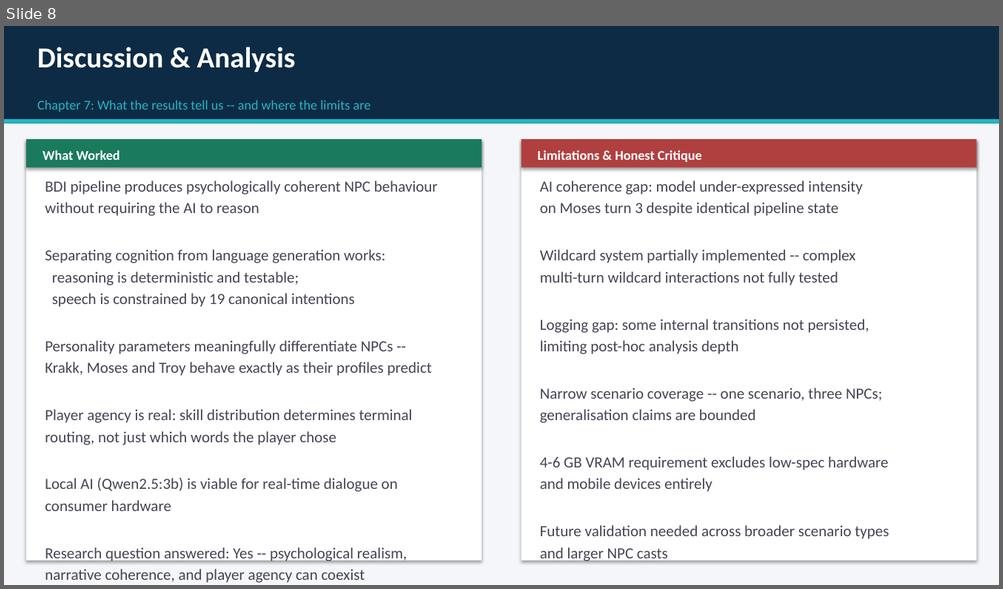
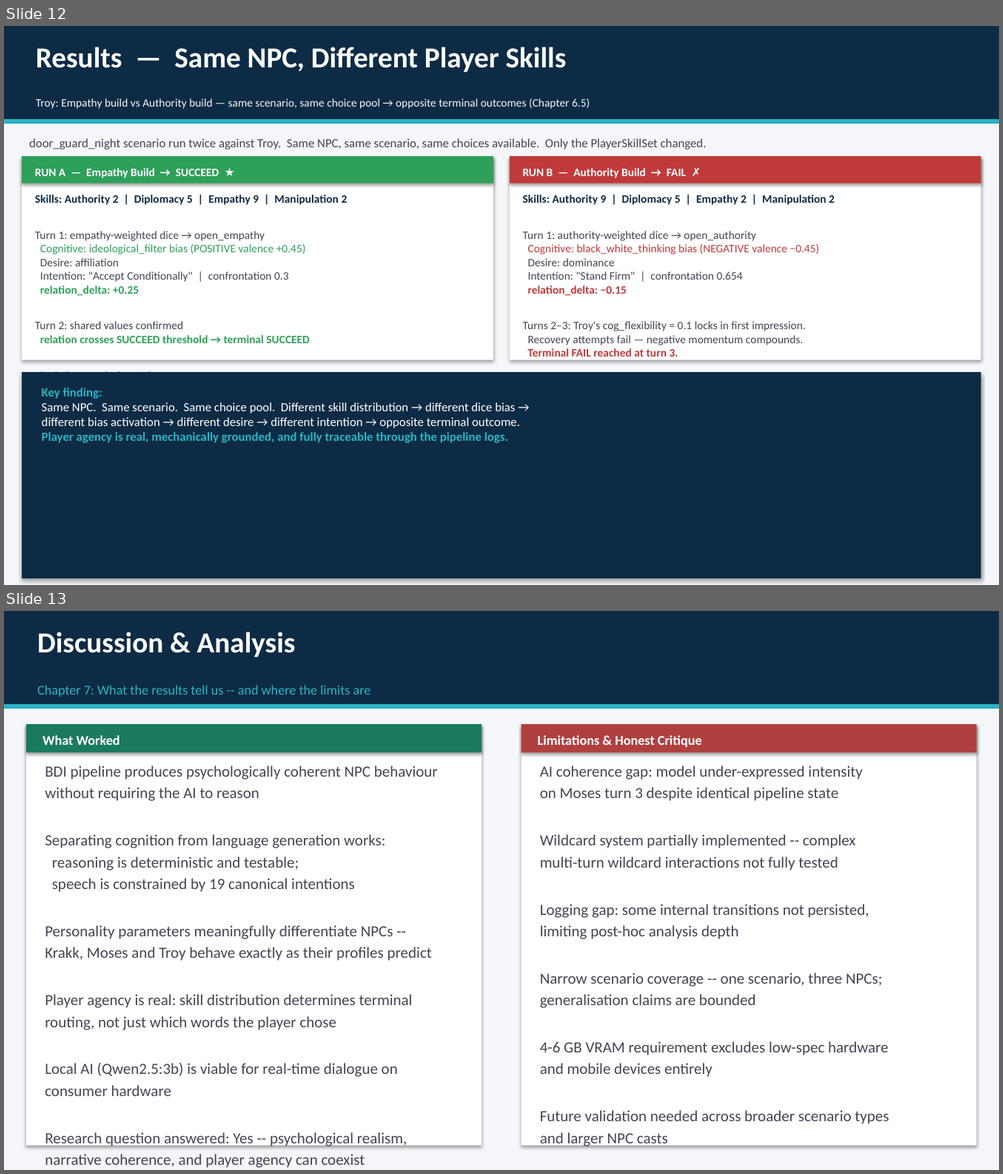
Before and after one commit to iiCHROME17/PNE, a slide deck: Dissertation/Materials/PNE_Presentation.pptx. Shown one above the other, each under a label of ours: slide 8 before the commit, slides 12 and 13 after it. The pictures are 1003x589 and 1003x1174 pixels, drawn with LibreOffice and Linux fonts; fonts in the diff are those of the drawing. Boxes give left, top, right and bottom in pixels: in the first picture for what was removed or moved away, otherwise in the second. Text is boxed around its words. In the diff, an @@ line names an element or a change of style, - is before the commit and + after.

```diff
--- a/Dissertation/Materials/PNE_Presentation.pptx
+++ b/Dissertation/Materials/PNE_Presentation.pptx
@@ slide 12 added at bbox=[4, 26, 999, 585], background #FFFFFF @@
@@ rectangle added at bbox=[4, 26, 999, 119], fill #0D2B45 @@
@@ text added at bbox=[36, 47, 566, 72], 28 pt, text #FFFFFF, bold @@
+Results — Same NPC, Different Player Skills
@@ text added at bbox=[36, 99, 589, 109], 11 pt, text #F4F6F9 @@
+Troy: Empathy build vs Authority build — same scenario, same choice pool → opposite terminal outcomes (Chapter 6.5)
@@ rectangle added at bbox=[4, 119, 999, 124], fill #2AB4C4 @@
@@ rectangle added at bbox=[4, 124, 999, 585], fill #F4F6F9 @@
@@ rectangle added at bbox=[22, 156, 493, 360], fill #FFFFFF @@
@@ rectangle added at bbox=[22, 156, 493, 184], fill #2EA05A @@
@@ text added at bbox=[29, 138, 706, 150], 12 pt, text #444455 @@
+door_guard_night scenario run twice against Troy. Same NPC, same scenario, same choices available. Only the PlayerSkillSet changed.
@@ rectangle added at bbox=[509, 156, 981, 360], fill #FFFFFF @@
@@ rectangle added at bbox=[509, 156, 981, 184], fill #C03A3A @@
@@ text added at bbox=[35, 168, 219, 178], 11 pt, text #FFFFFF, bold @@
+RUN A — Empathy Build → SUCCEED ★
@@ text added at bbox=[523, 168, 686, 178], 11 pt, text #FFFFFF, bold @@
+RUN B — Authority Build → FAIL ✗
@@ text added at bbox=[35, 195, 347, 397], 11 pt, text #2EA05A @@
+Skills: Authority 2 | Diplomacy 5 | Empathy 9 | Manipulation 2
+Turn 1: empathy-weighted dice → open_empathy
+Cognitive: ideological_filter bias (POSITIVE valence +0.45)
+Desire: affiliation
+Intention: "Accept Conditionally" | confrontation 0.3
+relation_delta: +0.25
+Turn 2: shared values confirmed
+relation crosses SUCCEED threshold → terminal SUCCEED
+Final player_relation: 0.85
+Turns to terminal: 2
@@ text added at bbox=[523, 195, 834, 357], 11 pt, text #444455 @@
+Skills: Authority 9 | Diplomacy 5 | Empathy 2 | Manipulation 2
+Turn 1: authority-weighted dice → open_authority
+Cognitive: black_white_thinking bias (NEGATIVE valence −0.45)
+Desire: dominance
+Intention: "Stand Firm" | confrontation 0.654
+relation_delta: −0.15
+Turns 2–3: Troy's cog_flexibility = 0.1 locks in first impression.
+Recovery attempts fail — negative momentum compounds.
+Terminal FAIL reached at turn 3.
+Final player_relation: 0.2
+cog_flexibility did not shift across any turn.
@@ rectangle added at bbox=[22, 373, 981, 580], fill #0D2B45 @@
@@ text added at bbox=[42, 388, 520, 443], 12 pt, text #FFFFFF @@
+Key finding:
+Same NPC. Same scenario. Same choice pool. Different skill distribution → different dice bias →
+different bias activation → different desire → different intention → opposite terminal outcome.
+Player agency is real, mechanically grounded, and fully traceable through the pipeline logs.
@@ what was slide 8 is now slide 13 @@
```
Also in this commit, not shown: 4 other slides added, 45 other files.
